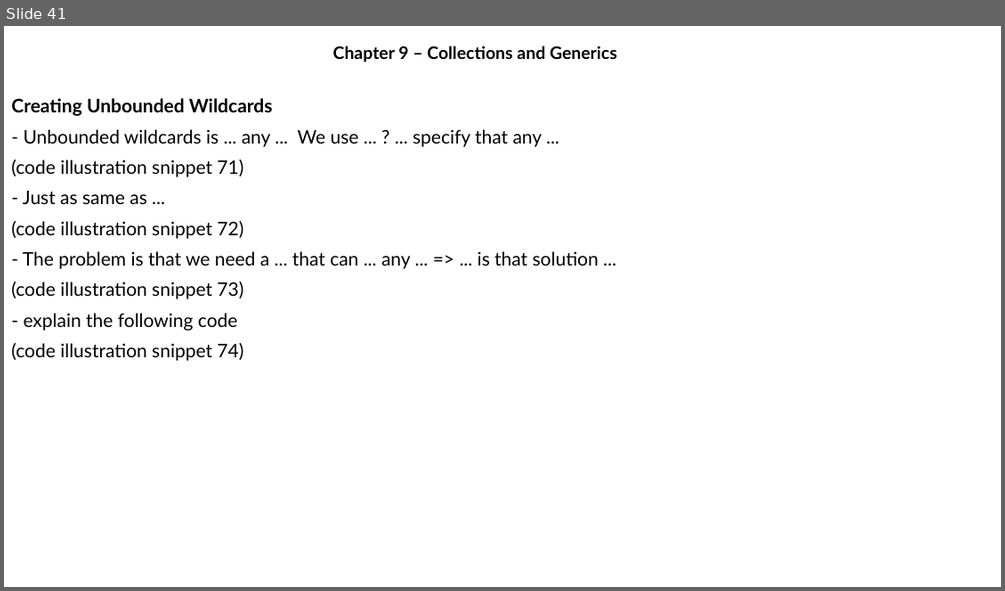
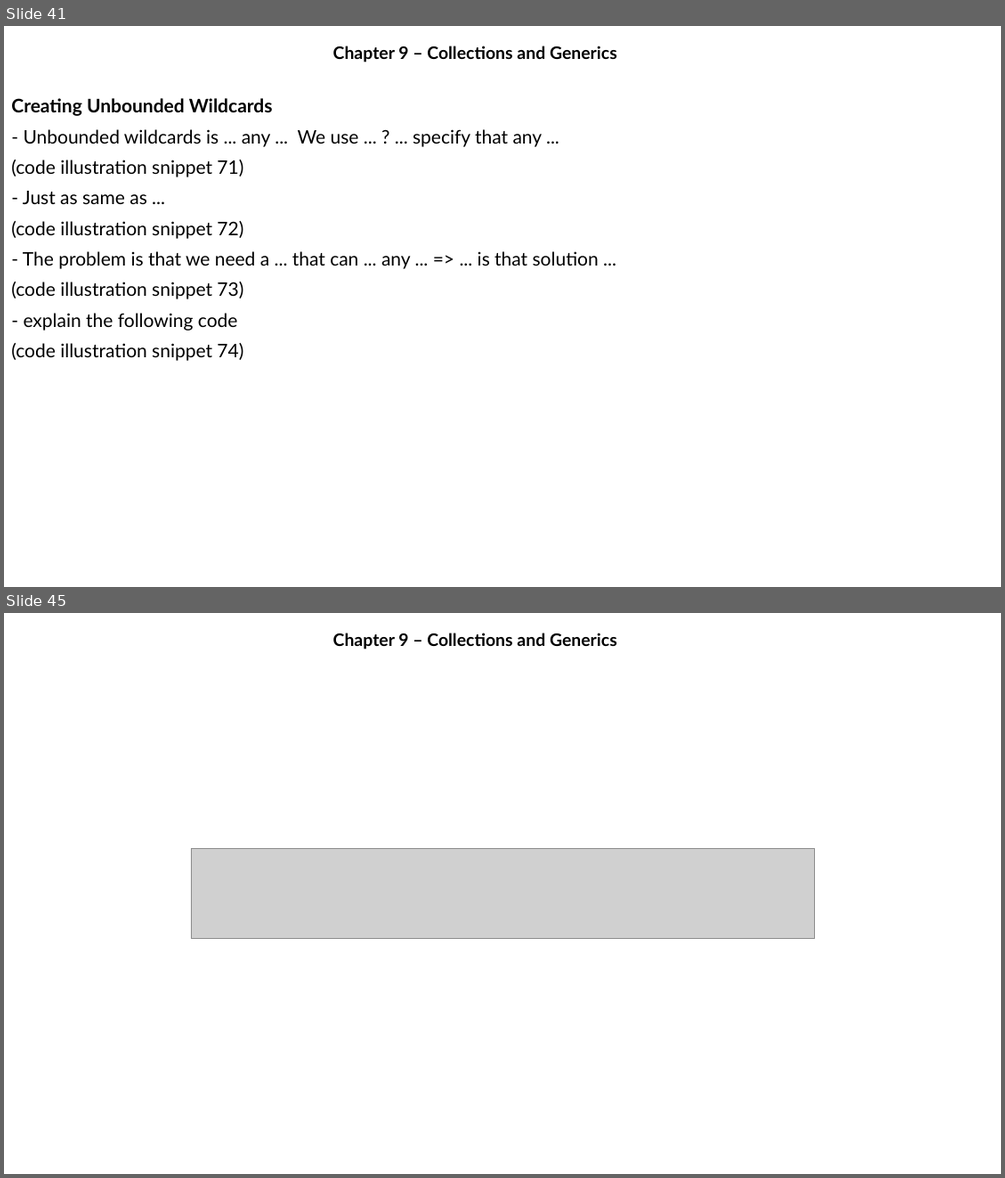
Before and after one commit to MaiDinhVinh/CS-Java, a slide deck: OCP17/Chapter 9 - Collections and Generics.pptx. Shown one above the other, each under a label of ours: slide 41 before the commit, slides 41 and 45 after it; the slides between them are not shown. The pictures are 1005x591 and 1005x1178 pixels, drawn with LibreOffice and Linux fonts; fonts in the diff are those of the drawing; grey boxes stand for pictures. Boxes give left, top, right and bottom in pixels: in the first picture for what was removed or moved away, otherwise in the second. Text is boxed around its words. In the diff, an @@ line names an element or a change of style, - is before the commit and + after.

```diff
--- a/OCP17/Chapter 9 - Collections and Generics.pptx
+++ b/OCP17/Chapter 9 - Collections and Generics.pptx
@@ slide 45 added at [4,613,1001,1174], background #FFFFFF @@
@@ subtitle added at [333,633,617,649], 16.6 pt, text #000000, bold @@
+Chapter 9 – Collections and Generics
@@ picture added at [191,849,814,939] @@
```
Also in this commit, not shown: 1 slide changed, 3 other slides added.
